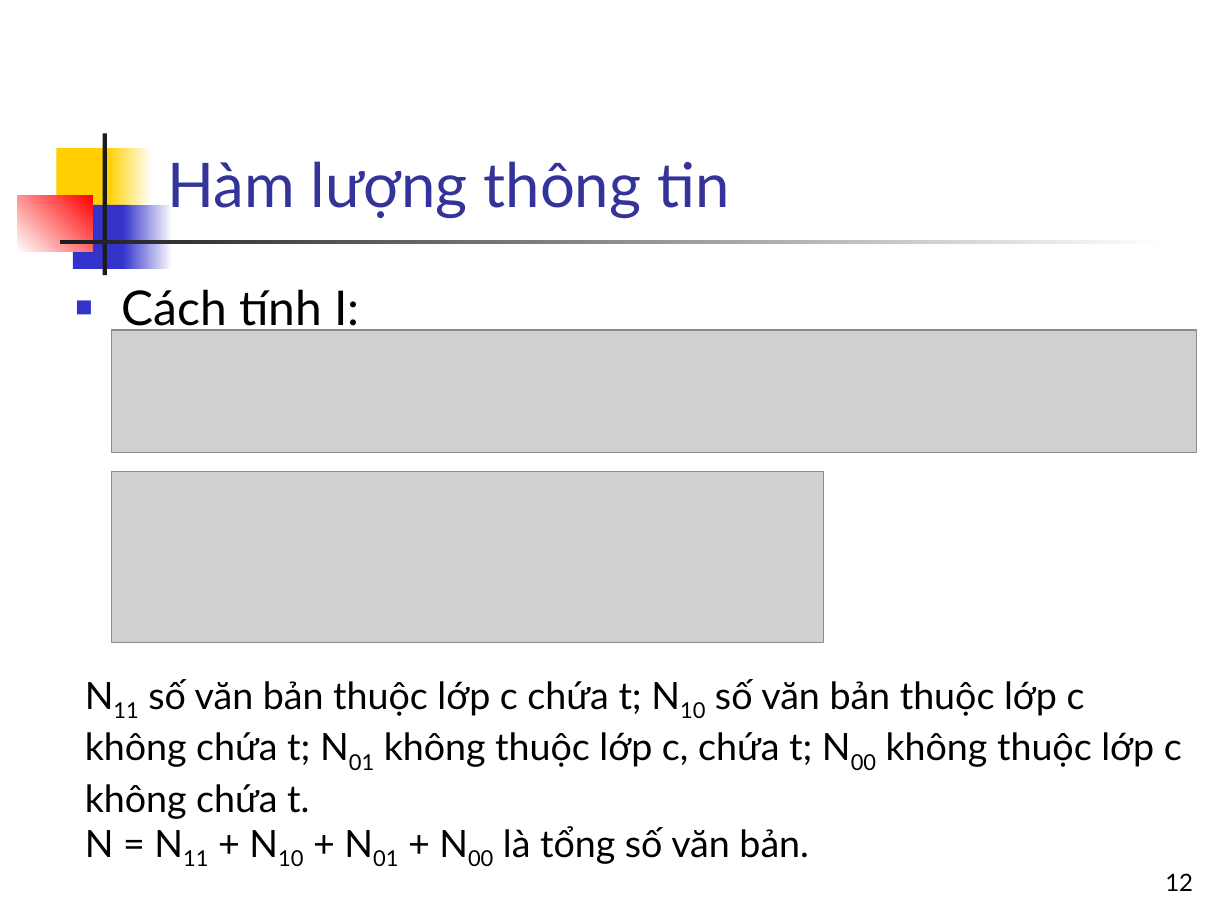
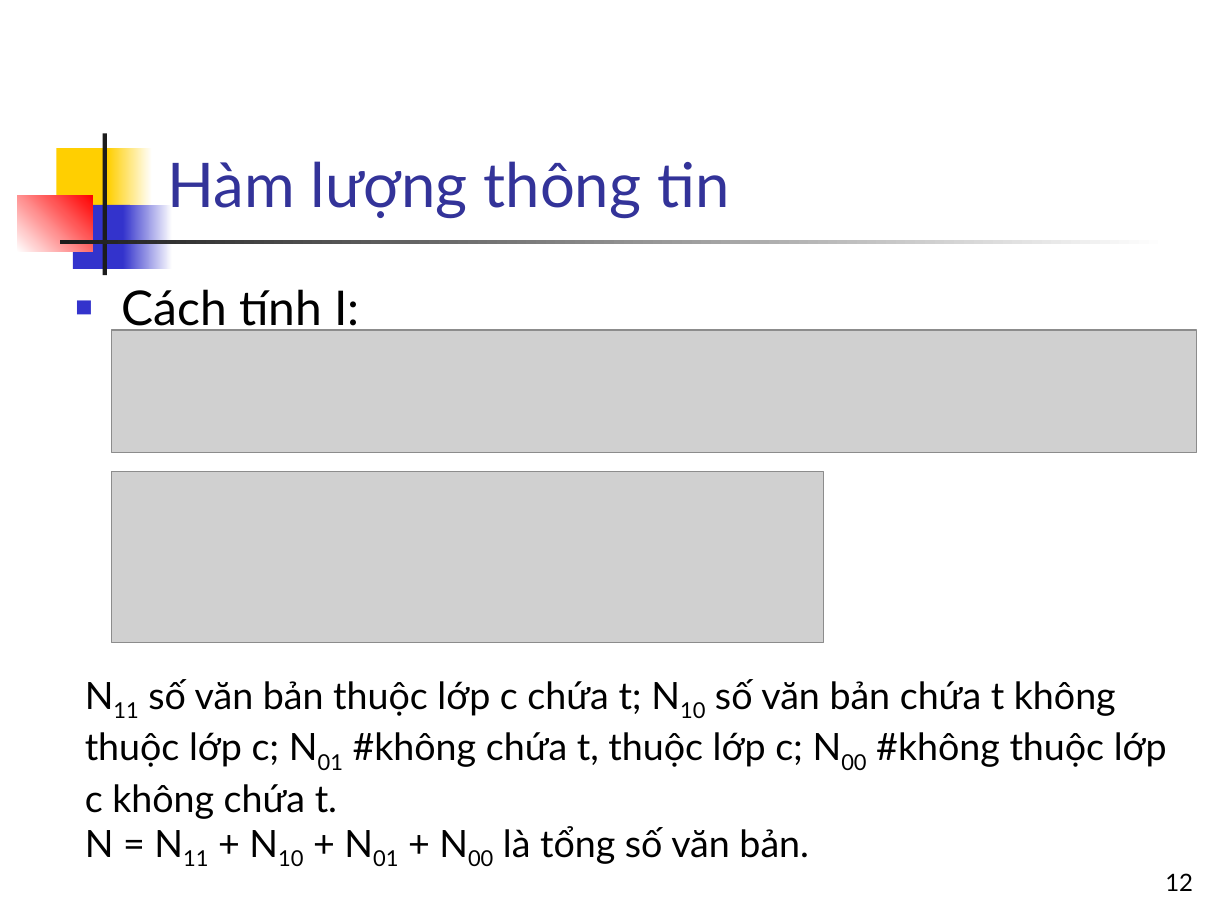
Before and after one commit to nguyenkhanhthien/IT4853, a slide deck: slide 12 of Bai 15 Phan lop va ung dung trong tim kiem Phan 2.pptx. Drawn at 1232x924 pixels with LibreOffice and Linux fonts; fonts in the diff are those of the drawing; grey boxes stand for pictures. Boxes give left, top, right and bottom in pixels: in the first picture for what was removed or moved away, otherwise in the second. Text is boxed around its words. In the diff, an @@ line names an element or a change of style, - is before the commit and + after.

```diff
--- a/Bai 15 Phan lop va ung dung trong tim kiem Phan 2.pptx
+++ b/Bai 15 Phan lop va ung dung trong tim kiem Phan 2.pptx
@@ text at [85,679,1167,819]: text changed @@
-N11 số văn bản thuộc lớp c chứa t; N10 số văn bản thuộc lớp c không chứa t; N01 không thuộc lớp c, chứa t; N00 không thuộc lớp c không chứa t.
+N11 số văn bản thuộc lớp c chứa t; N10 số văn bản chứa t không thuộc lớp c; N01 #không chứa t, thuộc lớp c; N00 #không thuộc lớp c không chứa t.
```
Also in this commit, not shown: 4 other slides changed.
